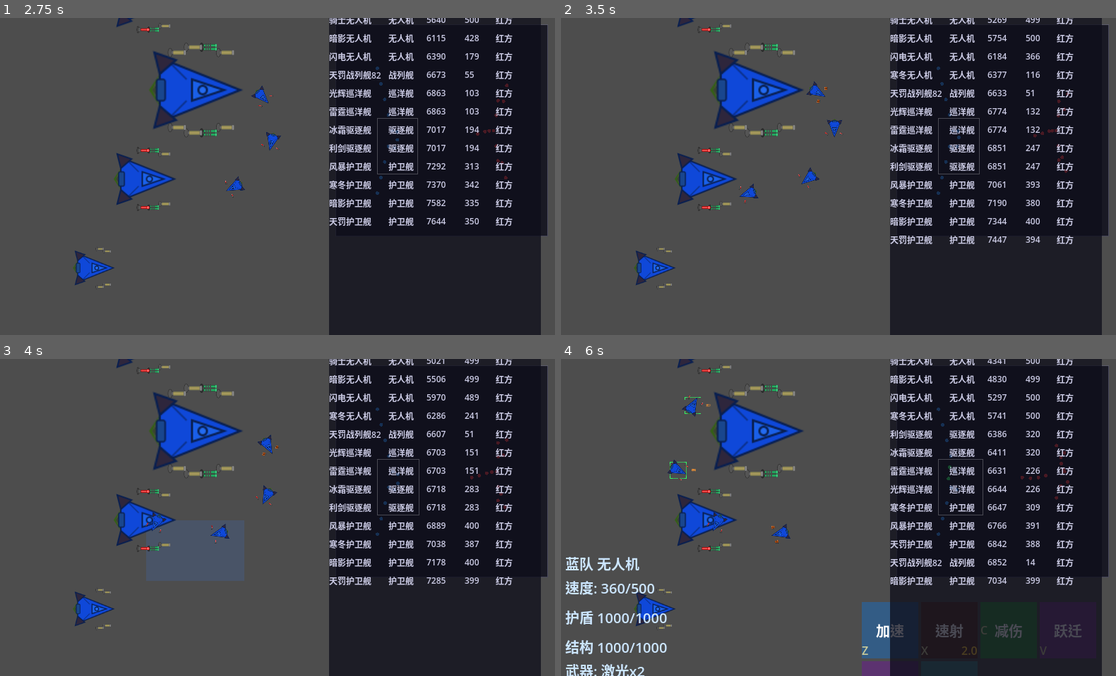
Above: before the commit, frames 1-4 (two rows, left to right).
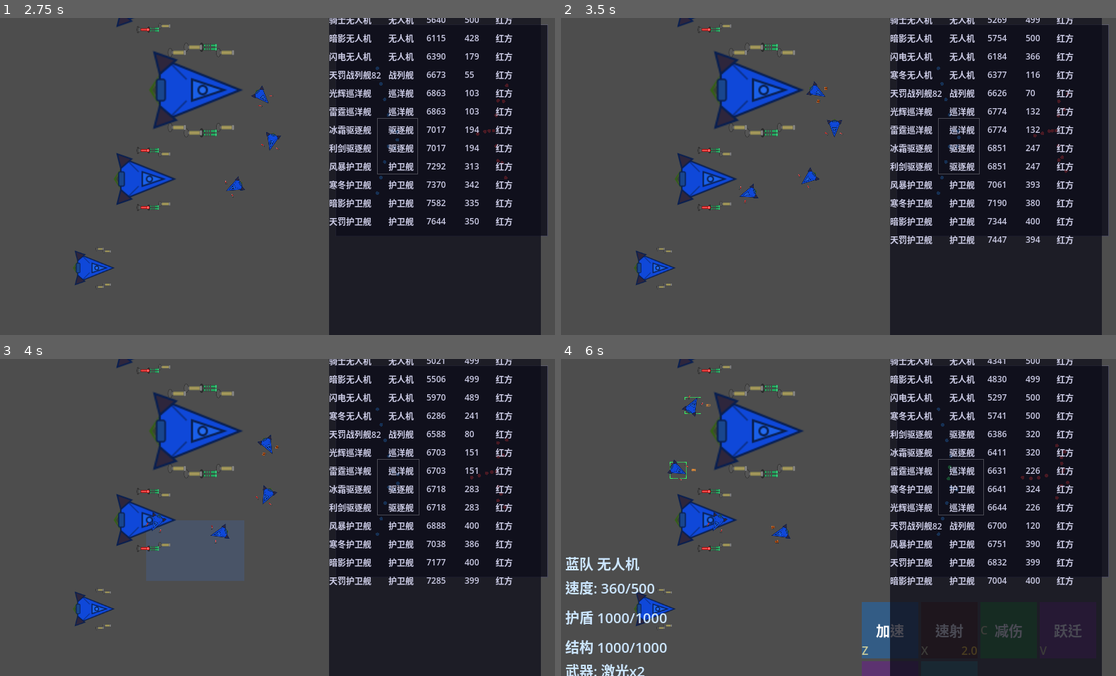
Above: after the commit, the same moments.

Repository: ZhanXuzhao/SpaceRTS
Game: Godot game, scene res://scenes/main.tscn
Two runs of this game, one before a commit and one after it. Both use one fixed random seed, a clock stepped at 60 frames per second and the inputs below.
Inputs (mouse positions are in pixels of both pictures, inside the frame that each line leads up to):
- Up to frame 1 (2.75 s): click (432, 21) at 0.52 s; tap Enter at 1.25 s; move the mouse to (399, 160) at 1.27 s; hold W 1.28-2 s; tap R at 1.35 s; click (399, 160) at 1.42 s; drag from (160, 192) to (199, 90) at 2.02 s
- Up to frame 2 (3.5 s): move the mouse to (888, 106) at 2.77 s; hold W from 2.78 s (still down); tap H at 2.85 s
- Up to frame 3 (4 s): release W at 3.5 s; drag from (244, 580) to (144, 520) at 3.52 s
- Up to frame 4 (6 s): move the mouse to (1005, 565) at 4.27 s; hold A 4.28-5 s; tap G at 4.35 s; drag from (666, 469) to (716, 523) at 5.02 s; move the mouse to (860, 517) at 5.77 s; hold A from 5.78 s (still down); tap X at 5.85 s; click (860, 517) at 5.92 s

Frame 1 is identical in both runs. In frame 2, less than 0.1% of the frame differs, in the area x 78-86%, y 22-25%; in frame 3, less than 0.1%; in frame 4, 1.1%, in the area x 59-92%, y 16-71%.

Commit message:
feat: Unit 自主自动释放技能，AI 控制器移除冗余减速逻辑
- 新增 Unit._update_auto_skills()，在 _process() 中每帧执行
- 支持所有 6 个技能的自动释放（加速/速射/减伤/跃迁/减速/净化）
- 指挥官可通过 _skill_auto[i] 控制每个技能的自动开关
- AI 控制器中原有的自动减速逻辑由 Unit 统一接管

Diff:
--- a/scripts/ai_controller.gd
+++ b/scripts/ai_controller.gd
@@ -29,7 +29,7 @@
 		if unit._current_target == null:
 			_select_target(unit)
 
-		# 4. 战术决策（红队专属：自动减速技能）
+		# 4. 战术决策（红队专属逻辑）
 		if unit._current_target != null:
 			_process_tactical(unit)
 
@@ -90,14 +90,11 @@
 	return best
 
 
-# ----- 战术决策（仅处理红队专属逻辑，通用环绕/保持距离由 Unit._update_tactical 统一处理）-----
+# ----- 战术决策（红队专属逻辑，通用技能自动释放由 Unit._update_auto_skills 统一处理）-----
 
-func _process_tactical(unit) -> void:
-	# 自动减速（技能 4）
-	if unit._skill_auto[4] and unit._skill_cooldowns[4] <= 0:
-		var slow_dist = unit.global_position.distance_to(unit._current_target.global_position)
-		if slow_dist <= GameConfig.SKILL_SLOW_RANGE:
-			unit.apply_slow_to_target(unit._current_target)
+func _process_tactical(_unit) -> void:
+	# 红队专属逻辑可放在此处，暂空
+	pass
 
 
 # ----- 工具函数 -----
--- a/scripts/unit.gd
+++ b/scripts/unit.gd
@@ -233,6 +233,9 @@
 	_update_cooldowns(delta)
 	_update_skill_timers(delta)
 	_update_shield(delta)
+
+	# ---- 自动释放标记为自动的技能（所有队伍统一处理）----
+	_update_auto_skills()
 
 	# ---- 根据攻击模式做战术决策（所有队伍统一处理）----
 	_update_tactical()
@@ -285,6 +288,44 @@
 		_shield_regen_delay -= delta
 	elif shield < max_shield:
 		shield = min(max_shield, shield + shield_regen_rate * delta)
+
+
+## 自动释放标记为自动的技能
+func _update_auto_skills() -> void:
+	# 技能 0：加速 — 有目标时自动开启
+	if _skill_auto[0] and _skill_cooldowns[0] <= 0 and _skill_timers[0] <= 0:
+		if _current_target != null:
+			activate_skill(0)
+
+	# 技能 1：速射 — 有目标时自动开启
+	if _skill_auto[1] and _skill_cooldowns[1] <= 0 and _skill_timers[1] <= 0:
+		if _current_target != null:
+			activate_skill(1)
+
+	# 技能 2：减伤 — 有目标或血量低于 50% 时自动开启
+	if _skill_auto[2] and _skill_cooldowns[2] <= 0 and _skill_timers[2] <= 0:
+		if _current_target != null or hull < max_hull * 0.5:
+			activate_skill(2)
+
+	# 技能 3：跃迁 — 目标过远时自动跃迁接近
+	if _skill_auto[3] and _skill_cooldowns[3] <= 0:
+		if _current_target != null:
+			var dist = global_position.distance_to(_current_target.global_position)
+			var approach = _get_approach_range()
+			if approach > 0 and dist > approach * 2.0:
+				jump_to_position(_current_target.global_position)
+
+	# 技能 4：减速 — 对当前目标自动减速
+	if _skill_auto[4] and _skill_cooldowns[4] <= 0:
+		if _current_target != null and is_instance_valid(_current_target) and _current_target.team != team:
+			var dist = global_position.distance_to(_current_target.global_position)
+			if dist <= GameConfig.SKILL_SLOW_RANGE:
+				apply_slow_to_target(_current_target)
+
+	# 技能 5：净化 — 有 debuff 时自动释放
+	if _skill_auto[5] and _skill_cooldowns[5] <= 0:
+		if _slow_debuffs.size() > 0:
+			activate_skill(5)
 
 
 ## 根据 attack_mode 做战术决策（环绕/保持距离/自由开火）
